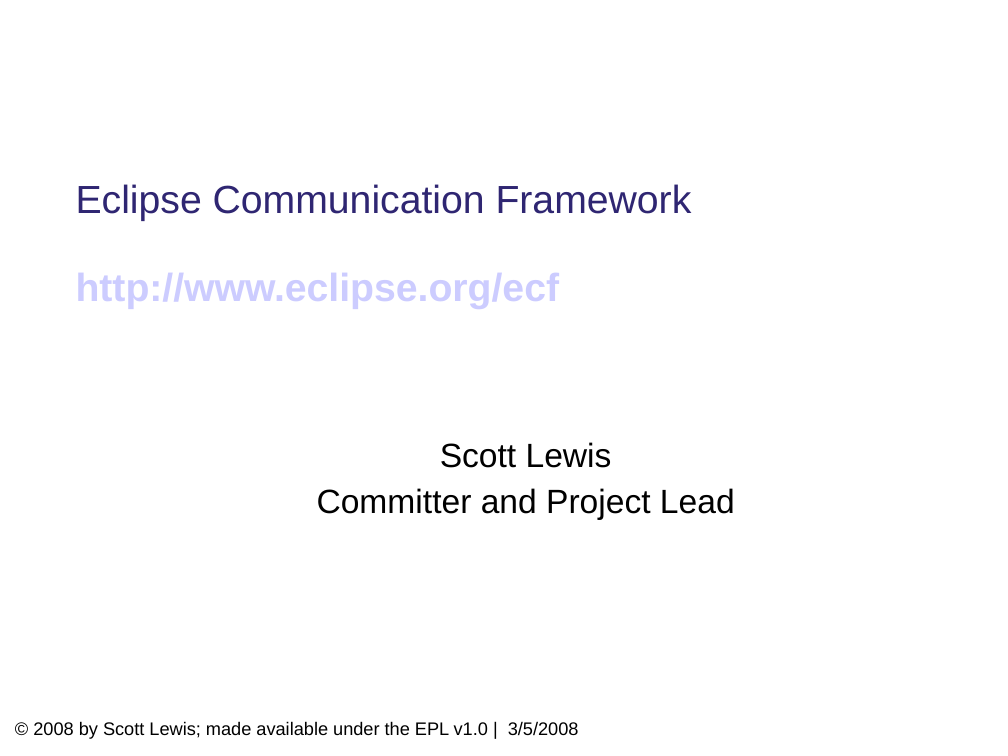
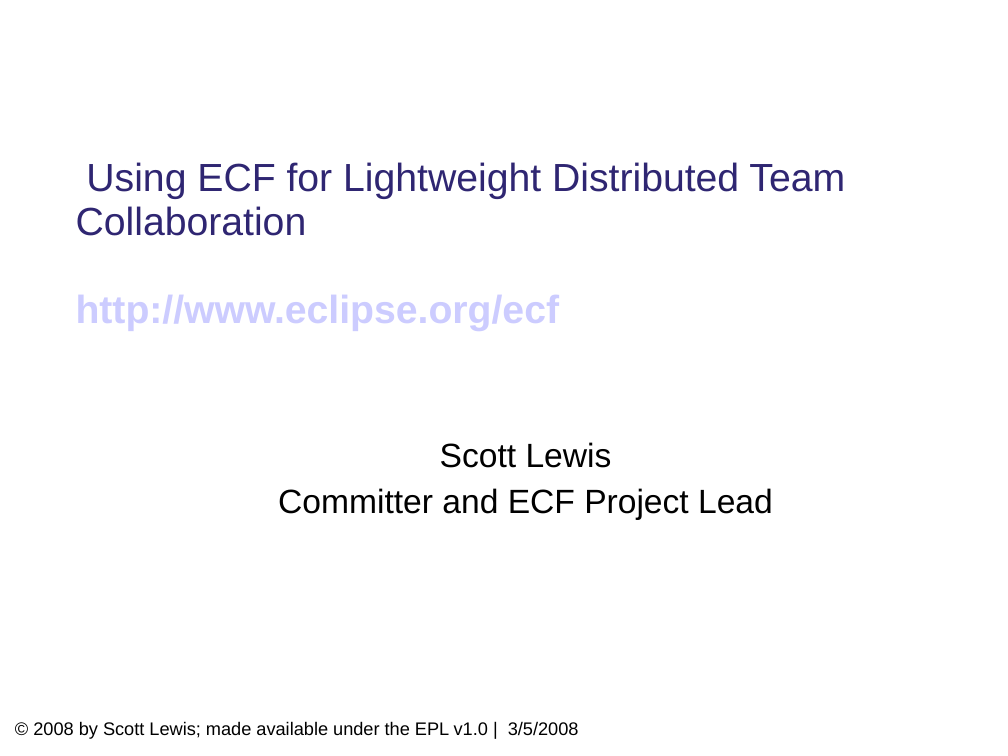
Before and after one commit to eclipse/ecf-website, a slide deck: slide 1 of presentations/eclipsecon2008/longtalk134/ecf_eclipsecon2008_134_DRAFT.ppt. Drawn at 1008x756 pixels with LibreOffice and Linux fonts; fonts in the diff are those of the drawing; background and template pictures are left out. Boxes give left, top, right and bottom in pixels: in the first picture for what was removed or moved away, otherwise in the second. Text is boxed around its words. In the diff, an @@ line names an element or a change of style, - is before the commit and + after.

```diff
--- a/presentations/eclipsecon2008/longtalk134/ecf_eclipsecon2008_134_DRAFT.ppt
+++ b/presentations/eclipsecon2008/longtalk134/ecf_eclipsecon2008_134_DRAFT.ppt
@@ title at <box>76,162,845,331</box>: text changed @@
-Eclipse Communication Framework
-http://www.eclipse.org/ecf
+Using ECF for Lightweight Distributed Team Collaboration
+http://www.eclipse.org/ecf
@@ subtitle at <box>278,488,773,520</box>: text changed @@
-  Committer and Project Lead
+  Committer and ECF Project Lead
```
Also in this commit, not shown: 13 other slides changed, 1 other file.
